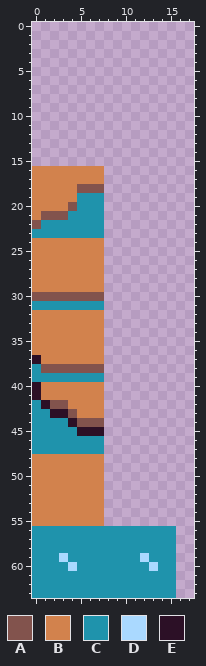
Pixel-art sprite: public/tileset/tileset.png. Above: the version before the commit.
The file is 32x64 pixels. Shown: x 0..17, y 0..63.
Palette (. is transparent): A #82534d  B #d2824d  C #1f93ac  D #aad9ff  E #2c1026
Once edited:
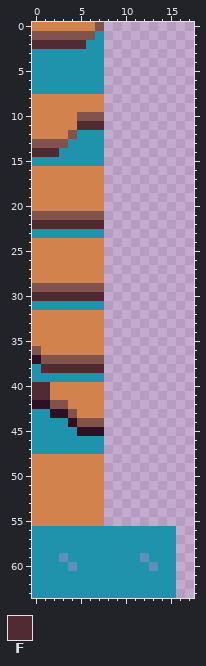
Colours new in this view: F #512b33
Difference:
colour D: #aad9ff -> #5f90b7
y 0: x 0..7 ........ -> BBBBBBBA
y 1: x 0..7 ........ -> AAAAAAAC
y 2: x 0..7 ........ -> FFFFFFCC
y 3..7: x 0..7 ........ -> CCCCCCCC
y 8..9: x 0..7 ........ -> BBBBBBBB
y 10: x 0..7 ........ -> BBBBBAAA
y 11: x 0..7 ........ -> BBBBBFFF
y 12: x 0..7 ........ -> BBBBACCC
y 13: x 0..7 ........ -> AAAACCCC
y 14: x 0..7 ........ -> FFFCCCCC
y 15: x 0..7 ........ -> CCCCCCCC
y 18: x 5..7 AAA -> BBB
y 19: x 5..7 CCC -> BBB
y 20: x 4..7 ACCC -> BBBB
y 21: x 0 B -> A; x 4..7 CCCC -> AAAA
y 22: x 0..7 ACCCCCCC -> FFFFFFFF
y 29: x 0..7 BBBBBBBB -> AAAAAAAA
y 30: x 0..7 AAAAAAAA -> FFFFFFFF
y 36: x 0 B -> A
y 37: x 1..7 BBBBBBB -> AAAAAAA
y 38: x 1..7 AAAAAAA -> FFFFFFF
y 40..41: x 0..1 EB -> FF
y 42: x 0 C -> E
Pixel boxes of the changes (left, top, right, bottom) in both pictures:
changed: (32, 22, 104, 229)
changed: (32, 283, 104, 301)
changed: (32, 346, 104, 409)
changed: (59, 553, 77, 571)
changed: (140, 553, 158, 571)
